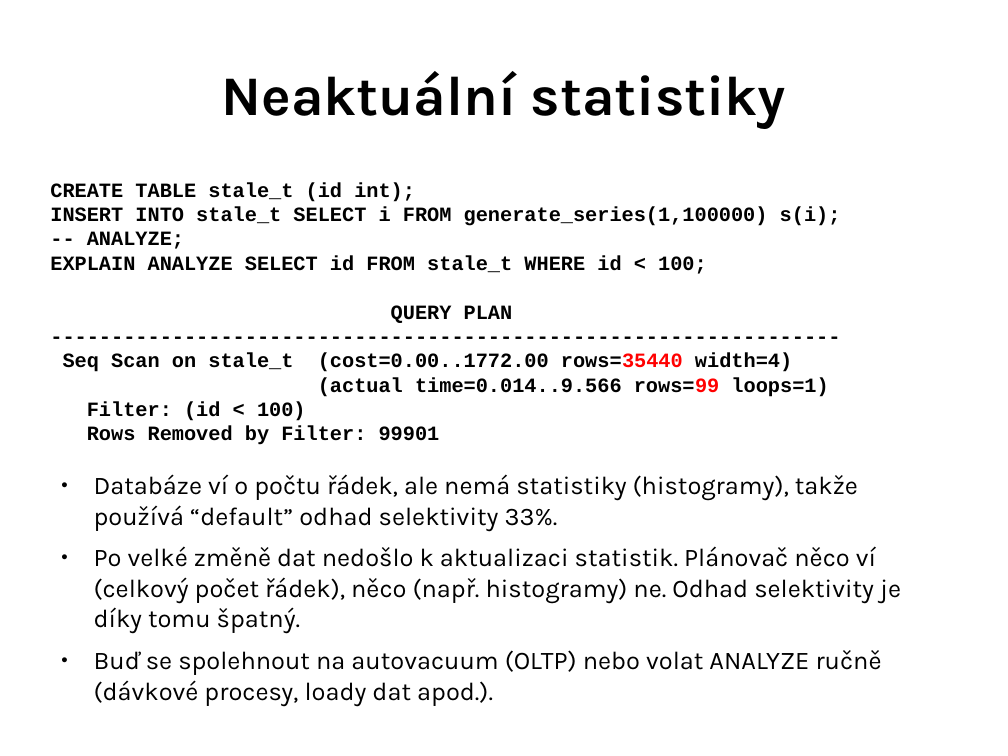
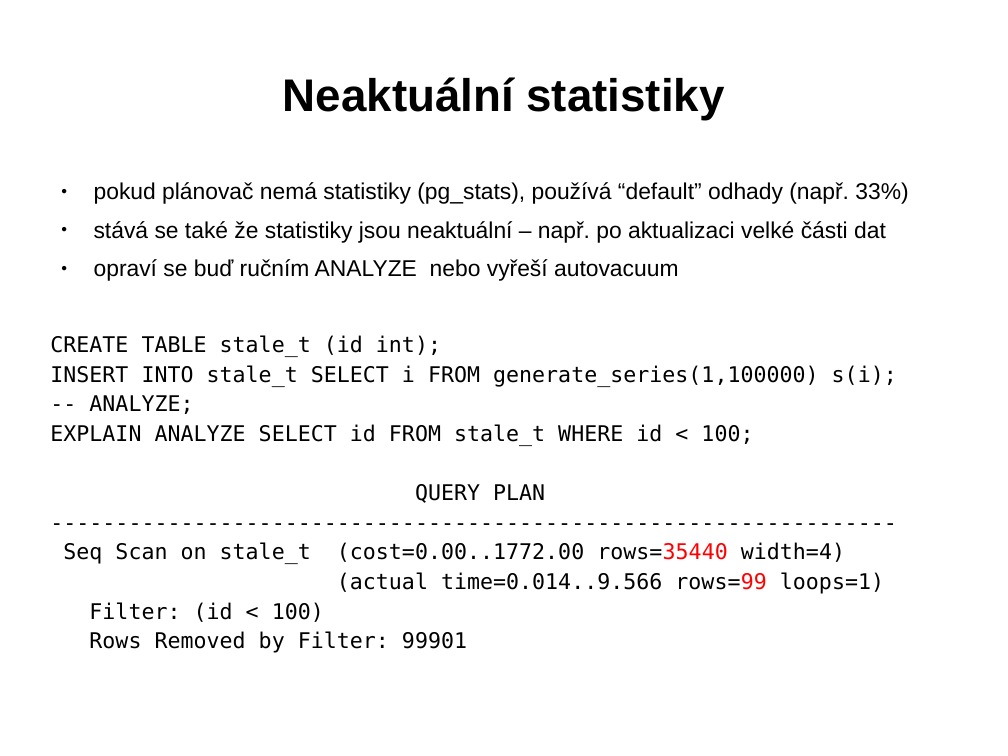
Before and after one commit to tvondra/explain_training, a slide deck: slide 28 of explain-training.odp (slide 18 before the commit). Drawn at 1008x756 pixels with LibreOffice and Linux fonts; fonts in the diff are those of the drawing. Boxes give left, top, right and bottom in pixels: in the first picture for what was removed or moved away, otherwise in the second. Text is boxed around its words. In the diff, an @@ line names an element or a change of style, - is before the commit and + after.

```diff
--- a/explain-training.odp
+++ b/explain-training.odp
@@ title "Neaktuální statistiky" at [283,77,725,120]: size 44 to 36 pt, font Karla to Arial @@
@@ text at [94,182,908,281]: paragraphs added @@
+● pokud plánovač nemá statistiky (pg_stats), používá “default” odhady (např. 33%)
+● stává se také že statistiky jsou neaktuální – např. po aktualizaci velké části dat
+● opraví se buď ručním ANALYZE nebo vyřeší autovacuum
@@ text at [50,335,897,653]: size 16 to 17 pt, font Courier New to DejaVu Sans Mono, bold off in "CREATE TABLE stale_t (id int);", "INSERT INTO stale_t SELECT i FROM generate_series(1,100000) ...", "-- ANALYZE;", "EXPLAIN ANALYZE SELECT id FROM stale_t WHERE ..." and 6 more places; more space between paragraphs @@
@@ text at [94,474,901,706]: paragraphs removed @@
-● Databáze ví o počtu řádek, ale nemá statistiky (histogramy), takže používá “default” odhad selektivity 33%.
-● Po velké změně dat nedošlo k aktualizaci statistik. Plánovač něco ví (celkový počet řádek), něco (např. histogramy) ne. Odhad selektivity je díky tomu špatný.
-● Buď se spolehnout na autovacuum (OLTP) nebo volat ANALYZE ručně (dávkové procesy, loady dat apod.).
```
Also in this commit, not shown: 75 other slides changed, 16 slides added.
